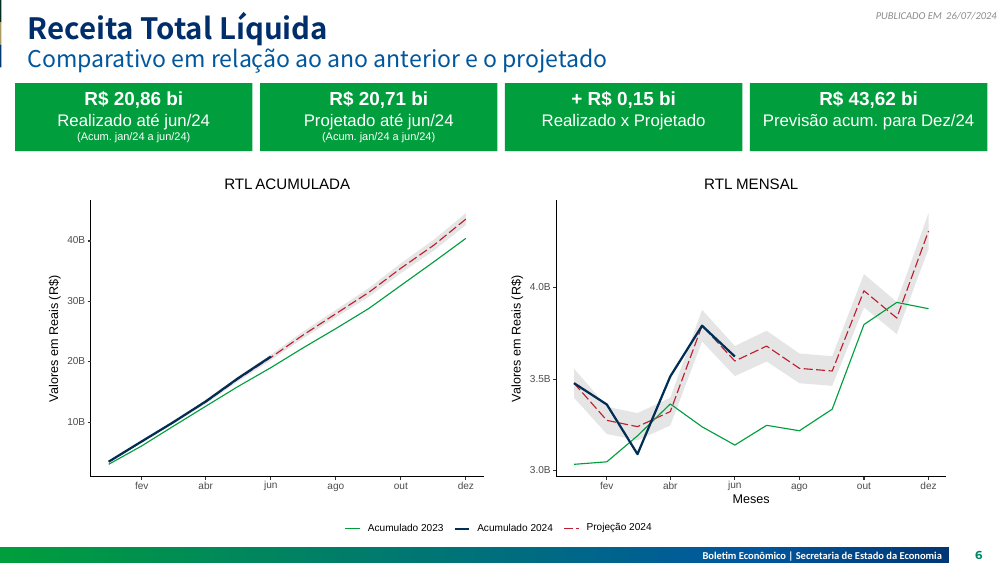
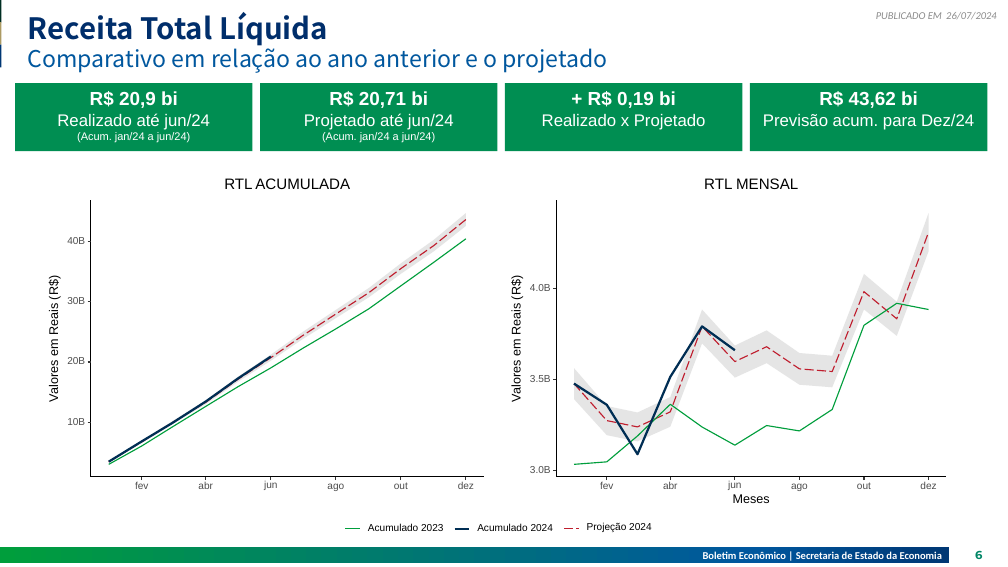
Before and after one commit to raphaellima1/Relatorio_receita, a slide deck: slide 6 of 2024-07-26V2.pptx. Drawn at 1008x567 pixels with LibreOffice and Linux fonts; fonts in the diff are those of the drawing. Boxes give left, top, right and bottom in pixels: in the first picture for what was removed or moved away, otherwise in the second. Text is boxed around its words. In the diff, an @@ line names an element or a change of style, - is before the commit and + after.

```diff
--- a/2024-07-26V2.pptx
+++ b/2024-07-26V2.pptx
@@ fill #009E3C to #008E52 in 4 elements at (260,83,498,151), (750,83,988,151), (15,83,253,151), (505,83,743,151) @@
@@ text at (90,91,178,108): text changed @@
-R$ 20,86 bi
+R$ 20,9 bi
@@ text at (588,91,676,108): text changed @@
-+ R$ 0,15 bi
++ R$ 0,19 bi
@@ outline redrawn in 7 elements at (574,232,929,426), (109,213,466,463), (109,219,466,461), (109,239,466,464), (574,213,929,442), (574,303,929,464), (574,327,735,454) @@
```
Also in this commit, not shown: 9 other slides changed, 1 slide added, 21 other files.
